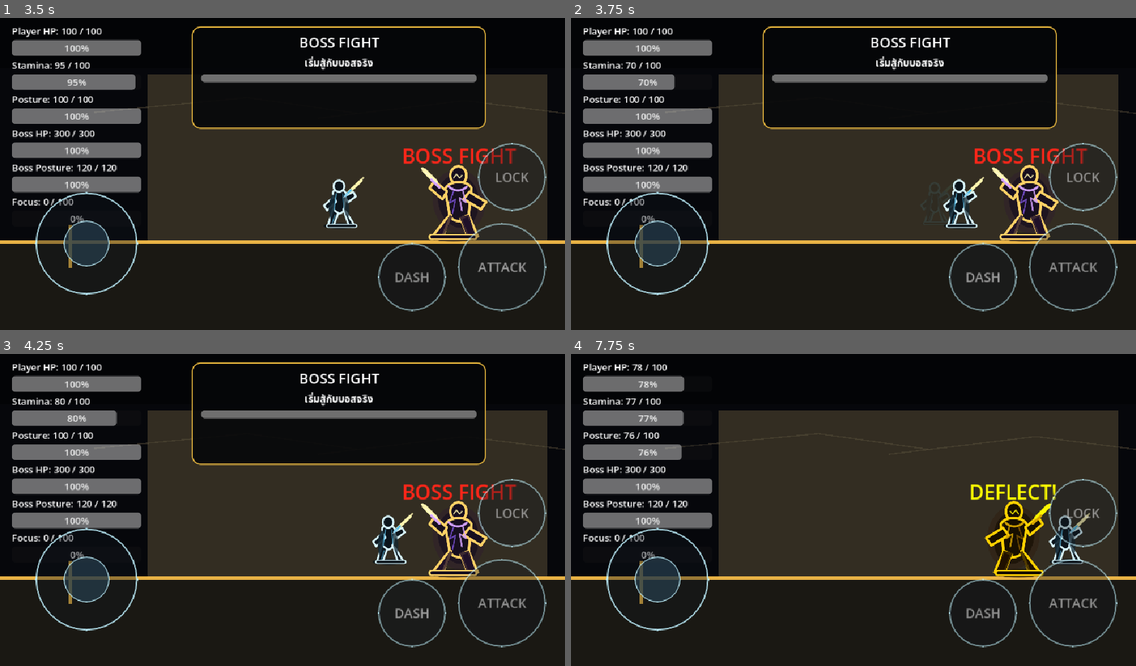
Above: before the commit, frames 1-4 (two rows, left to right).
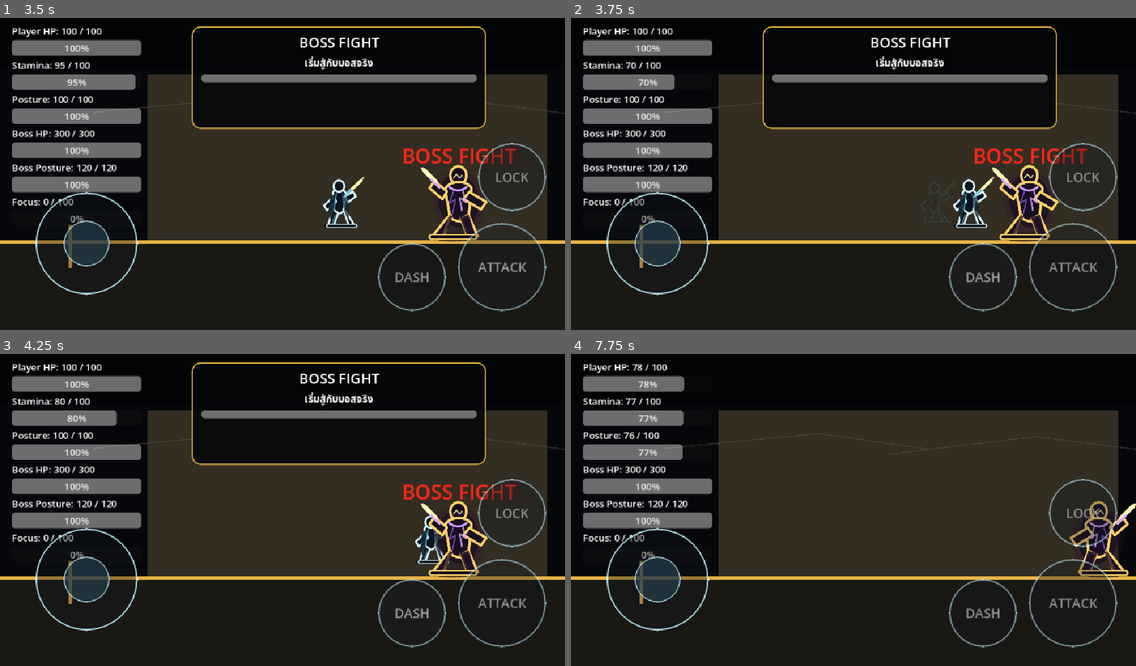
Above: after the commit, the same moments.

Repository: shanwinder/lastblade
Game: Godot game, scene res://scenes/main/BossBrokenMaster.tscn
Same seed, same stepped clock (60 frames per second), same inputs: the game is played once before the commit and once after it.
Inputs (mouse positions are in pixels of both pictures, inside the frame that each line leads up to):
- Up to frame 1 (3.5 s): click "START" at 0.5 s; click "SKIP" at 1.25 s; click "SKIP" at 2 s; click "ATTACK" at 2.75 s
- Up to frame 2 (3.75 s): click "DASH" at 3.5 s
- Up to frame 3 (4.25 s): no input
- Up to frame 4 (7.75 s): click "LOCK" at 4.25 s; click "LOCKED" at 5 s; tap Enter at 5.75 s; move the mouse to (977, 491) at 5.77 s; hold Right (ui_right) 5.78-6.5 s; tap S (dash) at 5.85, 7.35 s; click (977, 491) at 5.92 s; drag from (740, 522) to (1023, 538) at 6.52 s; move the mouse to (910, 438) at 7.27 s; hold Right (ui_right) from 7.28 s (still down)

Frame 1 is identical in both runs. In frame 2, 0.8% of the frame differs, in the area x 65-75%, y 50-68%; in frame 3, 1.0%; in frame 4, 3.4%, in the area x 12-100%, y 28-72%.

Commit message:
Increase player speed and extend dash duration
Adjust player movement balance by increasing base speed from 150 to 200 and dash effect duration from 0.18 to 0.4 seconds. Also add missing UIDs to scene resource references for BossBrokenMaster.tscn.

Diff:
--- a/last-blade-trial/player.gd
+++ b/last-blade-trial/player.gd
@@ -20,13 +20,13 @@
 # =========================
 
 # ความเร็วในการเดินปกติ
-@export var speed: float = 150.0
+@export var speed: float = 200.0
 
 # ความเร็วตอน Dash
 @export var dash_speed: float = 500.0
 
 # ระยะเวลาที่ Dash มีผล
-@export var dash_time: float = 0.18
+@export var dash_time: float = 0.4
 
 # เวลารอหลัง Dash ก่อนจะ Dash ได้อีกครั้ง
 @export var dash_cooldown: float = 0.45
--- a/last-blade-trial/scenes/main/BossBrokenMaster.tscn
+++ b/last-blade-trial/scenes/main/BossBrokenMaster.tscn
@@ -63,7 +63,7 @@
 [node name="BossBrokenMaster" parent="." unique_id=951068463 instance=ExtResource("4_tedvd")]
 position = Vector2(780, 324)
 
-[node name="BossGrabBalanceManager" type="Node" parent="."]
+[node name="BossGrabBalanceManager" type="Node" parent="." unique_id=90965853]
 script = ExtResource("19_grab")
 
 [node name="CombatDecayManager" type="Node" parent="." unique_id=2045727950]
Not shown: 1 places in last-blade-trial/scenes/main/BossBrokenMaster.tscn that only renumber resources
